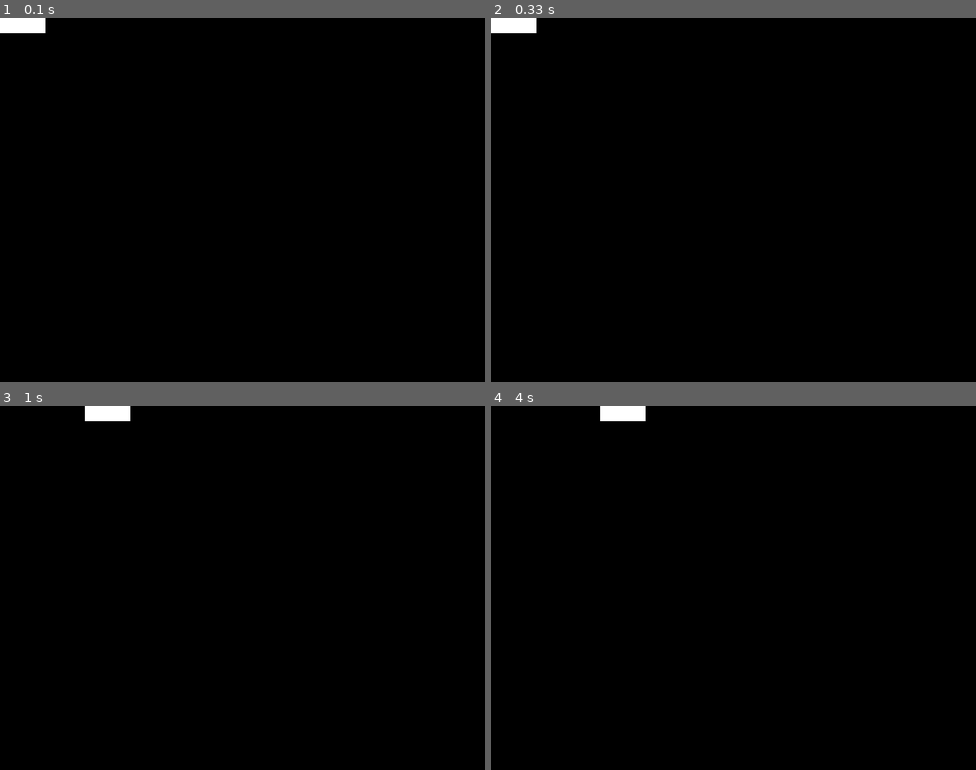
Above: before the commit, frames 1-4 (two rows, left to right).
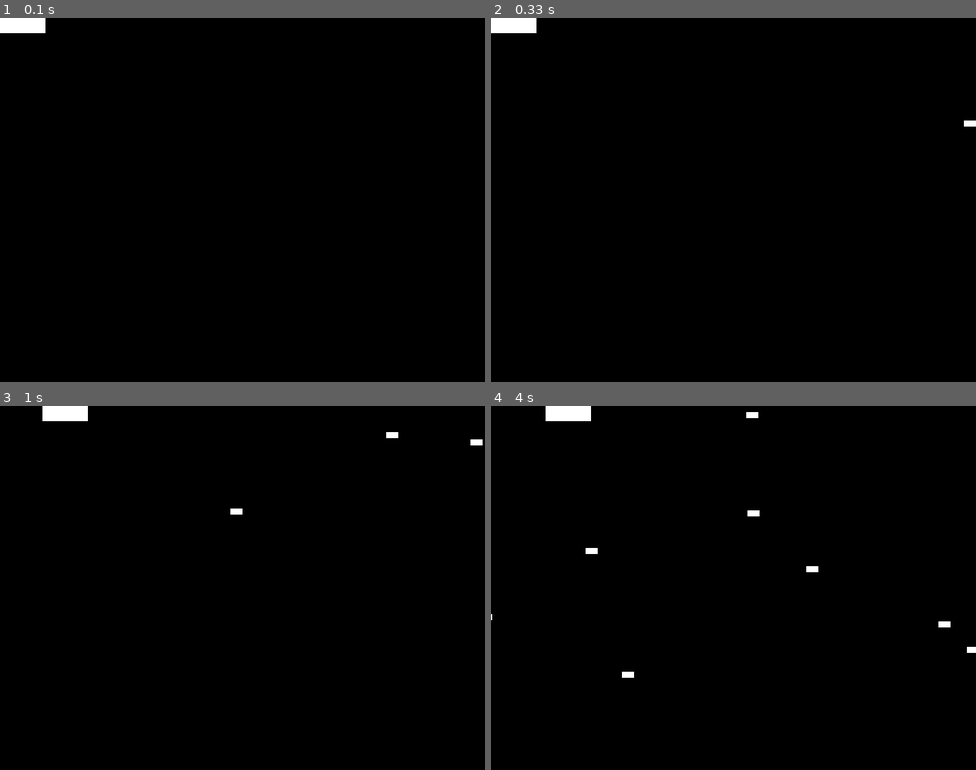
Above: after the commit, the same moments.

Repository: Johanneshilmer/Easy-Pygame
Game: pygame game, started from main.py
The game is run twice, just before and just after one commit, with the same random seed, the same clock (stepped at 60 frames per second) and the same inputs.
Inputs:
- Up to frame 1 (0.1 s): no input
- Up to frame 2 (0.33 s): no input
- Up to frame 3 (1 s): hold Right 0.33-0.8 s; hold Up from 0.83 s (still down)
- Up to frame 4 (4 s): release Up at 1.13 s; hold Right 1.17-1.63 s; hold Left 1.67-2.2 s; hold Left 2.57-2.97 s; hold Right from 3.4 s (still down)

Frame 1 is identical in both runs. In frame 2, less than 0.1% of the frame differs, in the area x 97-100%, y 28-30%; in frame 3, 0.9%; in frame 4, 1.1%, in the area x 0-100%, y 0-75%.

Commit message:
Easy-simple

Diff:
--- a/main.py
+++ b/main.py
@@ -15,6 +15,10 @@
 SCREEN_HEIGHT = 600
 # Create the screen.
 screen = pygame.display.set_mode((SCREEN_WIDTH, SCREEN_HEIGHT))
+
+#Create event for adding new enemys
+ADDENEMY = pygame.USEREVENT + 1
+pygame.time.set_timer(ADDENEMY, 250)
 
 
 class Player(pygame.sprite.Sprite):
@@ -62,14 +66,17 @@
         if self.rect.right < 0:
             self.kill()
 
+
 player = Player()
 enemies = pygame.sprite.Group()
 all_sprites = pygame.sprite.Group()
 all_sprites.add(player)
+# Setup the clock for a decent framerate
+clock = pygame.time.Clock()
+
+
 
 pygame.init()
-
-
 #Game loop
 running = True
 while running:
@@ -83,6 +90,15 @@
         # Check for QUIT event. If QUIT, then set running to false.
         elif event.type == QUIT:
             running = False
+
+        #Add a new enemy.
+        elif event.type == ADDENEMY:
+            new_enemy = Enemy()
+            enemies.add(new_enemy)
+            all_sprites.add(new_enemy)
+
+    #Update enemy position.
+    enemies.update()
 
     # Get the set of keys pressed and check for user input
     pressed_keys = pygame.key.get_pressed()
@@ -100,5 +116,12 @@
     for entity in all_sprites:
         screen.blit(entity.surf, entity.rect)
 
+    if pygame.sprite.spritecollideany(player, enemies):
+        player.kill()
+        running = False
+
     # Update the display
     pygame.display.flip()
+
+    # make the game a 30FPS "frames per second."
+    clock.tick(30)
